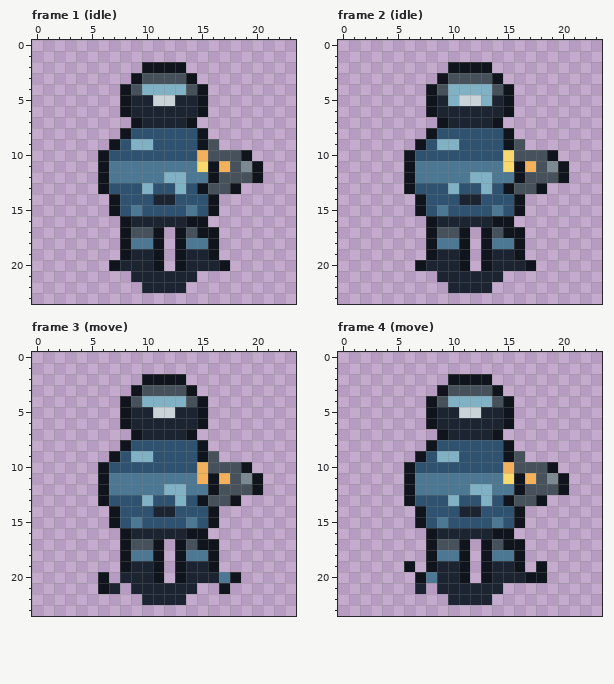
File history of a pixel-art file, art/source/characters/gunner.aseprite. The first picture shows the starting point.
24x24 pixels, 12 frames. Shown: frame 1 (idle), frame 2 (idle), frame 3 (move), frame 4 (move). The commit also changed other frames, which this record leaves out.
Once edited:
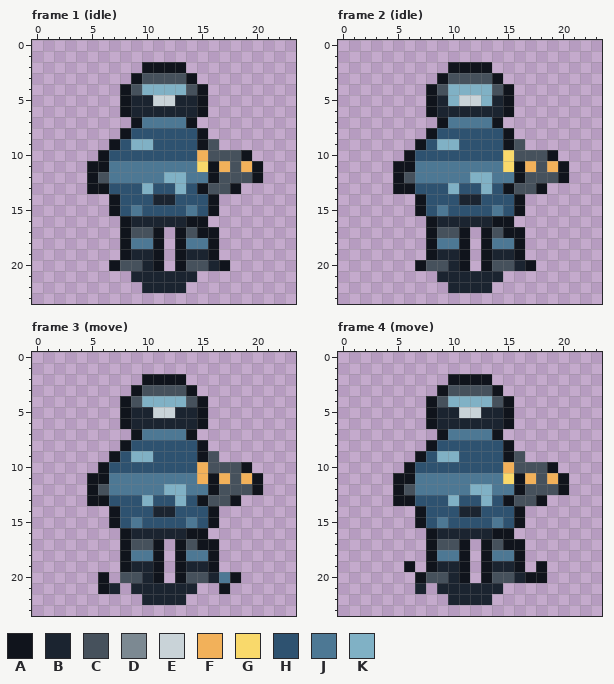
Palette (. is transparent): A #10141c  B #1b2430  C #46515c  D #7c8992  E #c9d3d8  F #f2b15a  G #f9d96b  H #2e5270  J #4d7894  K #80b1c5
What changed:
Changed rows in their new state; - is an unchanged pixel.
Frame 1 (idle), layers "equipment", "body":
first column x 10:
 7 JJJJ
first column x 5:
11 A-------------F
12 AC-------------
13 A--------------
first column x 8:
20 CC----CC
Frame 2 (idle), layers "equipment", "body": the same change as frame 1 (idle)
Frame 3 (move), layers "equipment", "body": the same change as frame 1 (idle)
Frame 4 (move), layers "equipment", "body": the same change as frame 1 (idle)
